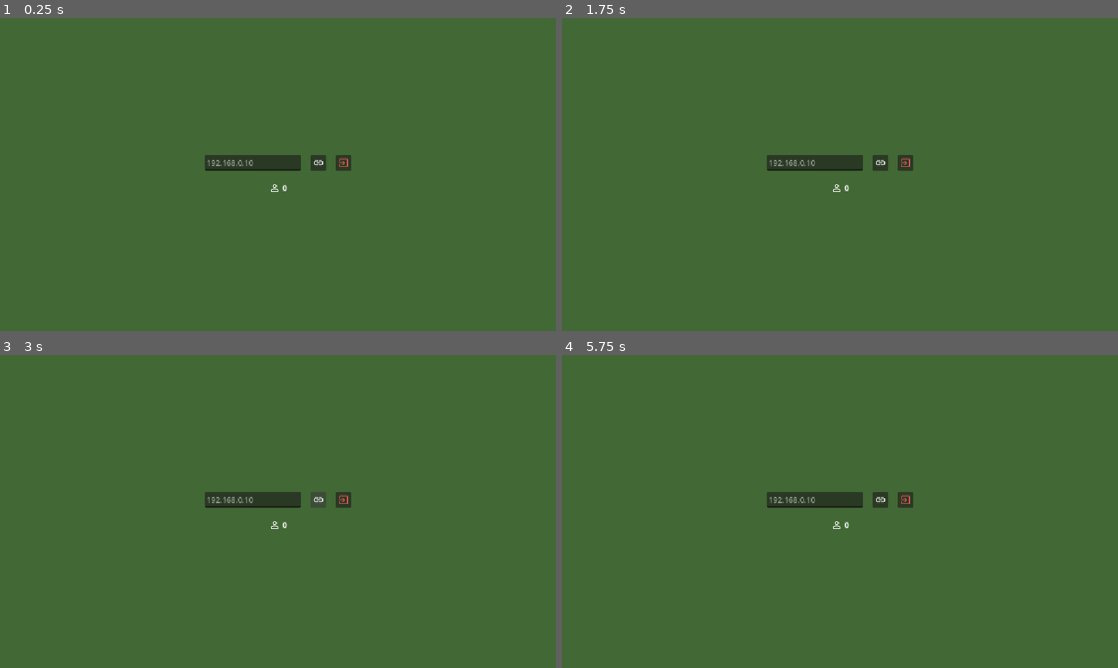
Above: before the commit, frames 1-4 (two rows, left to right).
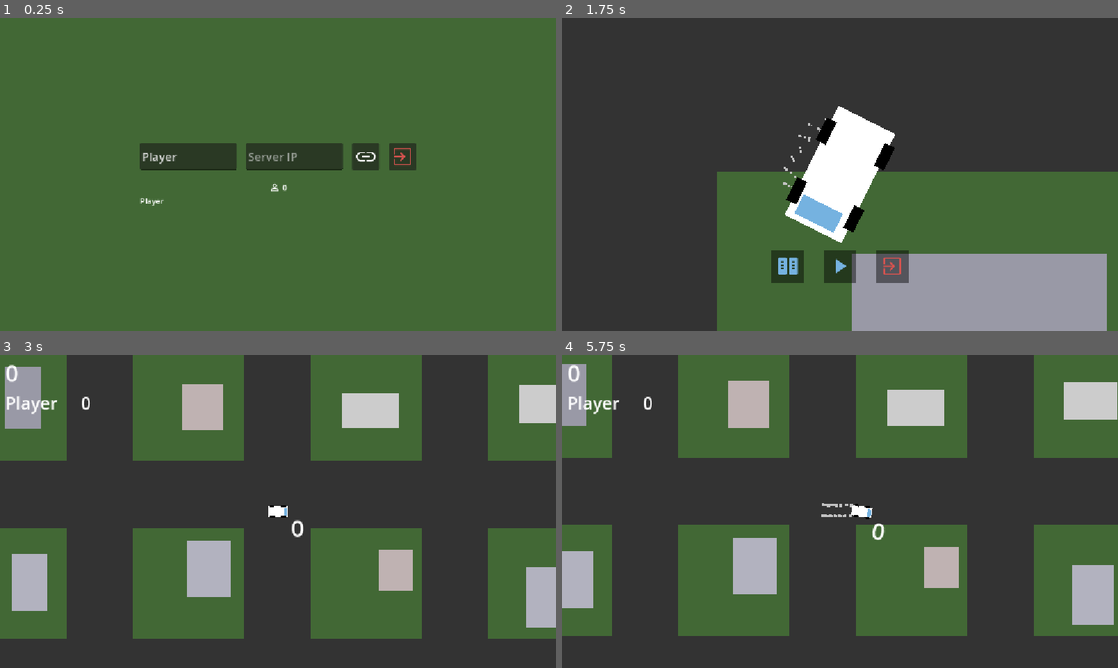
Above: after the commit, the same moments.

Repository: Bolb2019/Nexus
Game: Godot game, scene res://Menu/Lobby/client_lobby.tscn
Same seed, same stepped clock (60 frames per second), same inputs: the game is played once before the commit and once after it. This scene is started directly instead of the project's main scene.
Inputs (mouse positions are in pixels of both pictures, inside the frame that each line leads up to; where the layout moved, square brackets give the same spot in the first picture):
- Up to frame 1 (0.25 s): no input
- Up to frame 2 (1.75 s): click (928, 155) [878, 161] at 0.5 s; tap Enter at 1.25 s; move the mouse to (962, 158) at 1.27 s; hold D (Turn_Right) from 1.28 s (still down); tap Alt at 1.35 s; click (962, 158) at 1.42 s
- Up to frame 3 (3 s): release D (Turn_Right) at 2 s; click (227, 602) at 2.02 s; click (311, 492) at 2.77 s
- Up to frame 4 (5.75 s): move the mouse to (728, 527) at 3.52 s; hold S (Backward) 3.53-4.28 s; tap Shift at 3.6, 5.1 s; move the mouse to (895, 442) at 4.27 s; hold D (Turn_Right) 4.28-5.03 s; tap Alt at 4.35 s; move the mouse to (812, 574) at 5.02 s; hold W (Forward) from 5.03 s (still down); click (812, 574) at 5.17 s

The runs differ from the first frame. In frame 1, 3.4% of the frame differs, in the area x 25-75%, y 40-60%; in frame 2, 78%, in the area x 0-100%, y 0-100%; in frame 3, 64%; in frame 4, 64%.

Commit message:
feat: death

Diff:
--- a/nexus/Main/main.gd
+++ b/nexus/Main/main.gd
@@ -7,8 +7,19 @@
 func _ready() -> void:
 	Lobby.player_updated.connect(_on_player_updated)
 	Lobby.score_updated.connect(_on_score_updated)
+	Lobby.server_disconnected.connect(_on_disconnected)
+	Lobby.player_left.connect(_on_player_left)
+	Lobby.player_died.connect(_on_player_left)
+	$Ui.players = players
+
+func _process(_delta: float) -> void:
+	if GlobalStats.score < 0:
+		Lobby.report_dead.rpc()
+		$Player.queue_free()
 
 func _on_player_updated(id: int, data: Dictionary):
+	if not multiplayer:
+		return
 	if id == multiplayer.get_unique_id():
 		pass
 	if players.has(id):
@@ -16,6 +27,7 @@
 		player.position = data["position"]
 		player.rotation = data["rotation"]
 		player.velocity = data["velocity"]
+		player.player_name = data["name"]
 	else:
 		var player = PlayerScene.instantiate()
 		player.controlled = false
@@ -23,6 +35,7 @@
 		player.position = data["position"]
 		player.rotation = data["rotation"]
 		player.velocity = data["velocity"]
+		player.player_name = data["name"]
 		players[id] = player
 		add_child(player)
 
@@ -38,3 +51,16 @@
 		player.score = score
 		players[id] = player
 		add_child(player)
+
+func _on_disconnected() -> void:
+	Lobby.leave_game()
+	get_tree().change_scene_to_file("res://Menu/menu.tscn")
+
+func _on_player_left(id: int) -> void:
+	if players.has(id):
+		players[id].queue_free()
+		players.erase(id)
+	if players.is_empty():
+		# TODO: win screen
+		Lobby.report_win.rpc()
+		get_tree().change_scene_to_file("res://Menu/menu.tscn")
--- a/nexus/Menu/Lobby/client_lobby.gd
+++ b/nexus/Menu/Lobby/client_lobby.gd
@@ -8,6 +8,8 @@
 func _ready() -> void:
 	Lobby.server_connection_failed.connect(_on_connect_failed)
 	Lobby.server_connected.connect(_on_connected)
+	%Name.text = Lobby.player_name
+	%Name.text_changed.connect(Lobby.update_name)
 
 func _on_connect_button_pressed() -> void:
 	if connected:
--- a/nexus/Menu/Lobby/client_lobby.tscn
+++ b/nexus/Menu/Lobby/client_lobby.tscn
@@ -1,9 +1,9 @@
 [gd_scene format=3 uid="uid://b3ykah0qf72d0"]
 
 [ext_resource type="Script" uid="uid://4qr6fkn3t1dq" path="res://Menu/Lobby/client_lobby.gd" id="1_ndnh5"]
-[ext_resource type="Texture2D" uid="uid://cnkok6bgp5gl2" path="res://assets/link.png" id="1_w6qeq"]
+[ext_resource type="Texture2D" uid="uid://enao8gp0e4hm" path="res://assets/link.png" id="1_w6qeq"]
 [ext_resource type="PackedScene" uid="uid://bprtn7ajs3qdg" path="res://Menu/Lobby/lobby_common.tscn" id="2_ndnh5"]
-[ext_resource type="Texture2D" uid="uid://dcypmqlglv16u" path="res://assets/exit_small.png" id="3_3n1qu"]
+[ext_resource type="Texture2D" uid="uid://deppqeflxgyx" path="res://assets/exit.png" id="3_3n1qu"]
 
 [node name="ClientLobby" type="Control" unique_id=1715602448]
 layout_mode = 3
@@ -33,11 +33,19 @@
 layout_mode = 2
 theme_override_constants/separation = 20
 
+[node name="Name" type="LineEdit" parent="VBoxContainer/HBoxContainer" unique_id=1890396362]
+unique_name_in_owner = true
+custom_minimum_size = Vector2(200, 0)
+layout_mode = 2
+theme_override_font_sizes/font_size = 24
+placeholder_text = "Name"
+
 [node name="IP" type="LineEdit" parent="VBoxContainer/HBoxContainer" unique_id=515201817]
 unique_name_in_owner = true
 custom_minimum_size = Vector2(200, 0)
 layout_mode = 2
-placeholder_text = "192.168.0.10"
+theme_override_font_sizes/font_size = 24
+placeholder_text = "Server IP"
 
 [node name="ConnectButton" type="Button" parent="VBoxContainer/HBoxContainer" unique_id=1136404065]
 unique_name_in_owner = true
--- a/nexus/Menu/Lobby/lobby_common.gd
+++ b/nexus/Menu/Lobby/lobby_common.gd
@@ -1,7 +1,34 @@
 extends Control
+
+var players: Dictionary[int, Label] = {}
 
 func _ready() -> void:
 	Lobby.player_count_updated.connect(_update_player_count)
+	Lobby.player_updated.connect(_on_player_updated)
+	Lobby.player_left.connect(_on_player_left)
+	Lobby.server_disconnected.connect(_on_server_disconnecter)
+
+func _process(_delta: float) -> void:
+	%Self.text = Lobby.player_name
 
 func _update_player_count(count: int) -> void:
 	%PlayerCount.text = str(count)
+
+func _on_player_updated(id: int, data: Dictionary):
+	if players.has(id):
+		players[id].text = data["name"]
+	else:
+		var label = Label.new()
+		label.text = data["name"]
+		players[id] = label
+		%Players.add_child(label)
+
+func _on_player_left(id: int):
+	if players.has(id):
+		players[id].queue_free()
+		players.erase(id)
+
+func _on_server_disconnecter():
+	for player in players.values():
+		player.queue_free()
+	players.clear()
--- a/nexus/Menu/Lobby/lobby_common.tscn
+++ b/nexus/Menu/Lobby/lobby_common.tscn
@@ -9,12 +9,28 @@
 alignment = 1
 script = ExtResource("1_sphe8")
 
-[node name="TextureRect" type="TextureRect" parent="." unique_id=630985907]
+[node name="VBoxContainer" type="VBoxContainer" parent="." unique_id=1636831447]
+layout_mode = 2
+size_flags_horizontal = 3
+
+[node name="HBoxContainer" type="HBoxContainer" parent="VBoxContainer" unique_id=1234669090]
+layout_mode = 2
+alignment = 1
+
+[node name="TextureRect" type="TextureRect" parent="VBoxContainer/HBoxContainer" unique_id=630985907]
 layout_mode = 2
 texture = ExtResource("1_hbq3d")
 stretch_mode = 5
 
-[node name="PlayerCount" type="Label" parent="." unique_id=1139850038]
+[node name="PlayerCount" type="Label" parent="VBoxContainer/HBoxContainer" unique_id=1139850038]
 unique_name_in_owner = true
 layout_mode = 2
 text = "0"
+
+[node name="Players" type="VBoxContainer" parent="VBoxContainer" unique_id=854433229]
+unique_name_in_owner = true
+layout_mode = 2
+
+[node name="Self" type="Label" parent="VBoxContainer/Players" unique_id=449709782]
+unique_name_in_owner = true
+layout_mode = 2
--- a/nexus/Menu/Lobby/server_lobby.gd
+++ b/nexus/Menu/Lobby/server_lobby.gd
@@ -2,6 +2,8 @@
 
 func _ready() -> void:
 	Lobby.host_game()
+	%Name.text = Lobby.player_name
+	%Name.text_changed.connect(Lobby.update_name)
 
 func _on_exit_button_pressed() -> void:
 	GlobalStats.score = 500
--- a/nexus/Menu/Lobby/server_lobby.tscn
+++ b/nexus/Menu/Lobby/server_lobby.tscn
@@ -33,6 +33,13 @@
 layout_mode = 2
 theme_override_constants/separation = 20
 
+[node name="Name" type="LineEdit" parent="VBoxContainer/HBoxContainer" unique_id=184087130]
+unique_name_in_owner = true
+custom_minimum_size = Vector2(200, 0)
+layout_mode = 2
+theme_override_font_sizes/font_size = 24
+placeholder_text = "Name"
+
 [node name="PlayButton" type="Button" parent="VBoxContainer/HBoxContainer" unique_id=1900949750]
 unique_name_in_owner = true
 layout_mode = 2
--- a/nexus/Objectives/UI.tscn
+++ b/nexus/Objectives/UI.tscn
@@ -14,13 +14,20 @@
 
 [node name="CanvasLayer" type="CanvasLayer" parent="." unique_id=589587989]
 
-[node name="Label" type="Label" parent="CanvasLayer" unique_id=708337401]
-unique_name_in_owner = true
+[node name="VBoxContainer" type="VBoxContainer" parent="CanvasLayer" unique_id=1600323050]
 offset_left = 11.0
 offset_top = 3.0
-offset_right = 51.0
-offset_bottom = 26.0
+offset_right = 93.0
+offset_bottom = 70.0
+
+[node name="Label" type="Label" parent="CanvasLayer/VBoxContainer" unique_id=708337401]
+unique_name_in_owner = true
+layout_mode = 2
 theme_override_font_sizes/font_size = 48
 text = "000"
 script = ExtResource("1_hwdt4")
 metadata/_edit_use_anchors_ = true
+
+[node name="Leaderboard" type="VBoxContainer" parent="CanvasLayer/VBoxContainer" unique_id=518989620]
+unique_name_in_owner = true
+layout_mode = 2
--- /dev/null
+++ b/nexus/Objectives/leaderboard_item.gd
@@ -0,0 +1,21 @@
+extends HBoxContainer
+
+@export var player_name: String:
+	set(new_name):
+		player_name = new_name
+		if name_label:
+			name_label.text = player_name
+
+@export var score: int:
+	set(new_score):
+		score = new_score
+		if score_label:
+			score_label.text = str(score)
+
+@export var name_label: Label
+@export var score_label: Label
+
+
+func _ready() -> void:
+	name_label.text = player_name
+	score_label.text = str(score)
--- /dev/null
+++ b/nexus/Objectives/leaderboard_item.tscn
@@ -0,0 +1,29 @@
+[gd_scene format=3 uid="uid://4p2edo5mli51"]
+
+[ext_resource type="Script" uid="uid://dvhmwky8jeyw2" path="res://Objectives/leaderboard_item.gd" id="1_s8yp1"]
+
+[node name="LeaderboardItem" type="HBoxContainer" unique_id=470017797 node_paths=PackedStringArray("name_label", "score_label")]
+anchors_preset = 15
+anchor_right = 1.0
+anchor_bottom = 1.0
+grow_horizontal = 2
+grow_vertical = 2
+size_flags_horizontal = 3
+script = ExtResource("1_s8yp1")
+name_label = NodePath("Name")
+score_label = NodePath("Score")
+
+[node name="Name" type="Label" parent="." unique_id=1747008872]
+layout_mode = 2
+theme_override_font_sizes/font_size = 36
+text = "Player"
+
+[node name="Spacer" type="Control" parent="." unique_id=1055719639]
+custom_minimum_size = Vector2(40, 0)
+layout_mode = 2
+size_flags_horizontal = 3
+
+[node name="Score" type="Label" parent="." unique_id=519932522]
+layout_mode = 2
+theme_override_font_sizes/font_size = 36
+text = "0"
--- a/nexus/Objectives/ui.gd
+++ b/nexus/Objectives/ui.gd
@@ -1,6 +1,47 @@
 extends Control
 
+const LeaderboardItem = preload("res://Objectives/leaderboard_item.tscn")
+
 @export var player: Player
+@export var players: Dictionary[int, Player]
+
+var leaderboard_items: Dictionary[int, Control] = {}
 
 func _ready() -> void:
 	%Label.player = player
+	Lobby.server_disconnected.connect(_on_game_over)
+
+func _process(_delta: float) -> void:
+	for id in leaderboard_items.keys():
+		if not players.has(id):
+			leaderboard_items[id].queue_free()
+			leaderboard_items.erase(id)
+	for id in players:
+		if leaderboard_items.has(id):
+			leaderboard_items[id].player_name = players[id].player_name
+			leaderboard_items[id].score = players[id].score
+		else:
+			var item = LeaderboardItem.instantiate()
+			item.player_name = players[id].player_name
+			item.score = players[id].score
+			leaderboard_items[id] = item
+			%Leaderboard.add_child(item)
+	var id = multiplayer.get_unique_id()
+	if leaderboard_items.has(id):
+		leaderboard_items[id].player_name = Lobby.player_name
+		leaderboard_items[id].score = GlobalStats.score
+	else:
+		var item = LeaderboardItem.instantiate()
+		item.player_name = Lobby.player_name
+		item.score = GlobalStats.score
+		leaderboard_items[id] = item
+		%Leaderboard.add_child(item)
+	var items = %Leaderboard.get_children()
+	items.sort_custom(func(a, b): return a.score > b.score)
+	for i in items.size():
+		%Leaderboard.move_child(items[i], i)
+
+func _on_game_over():
+	for item in leaderboard_items.values():
+		item.queue_free()
+	leaderboard_items.clear()
--- a/nexus/Player/Player_movement.gd
+++ b/nexus/Player/Player_movement.gd
@@ -14,8 +14,12 @@
 # id and score only valid on non-controlled players
 var id: int
 var score := 0
+var player_name: String = "Player"
+
+var frame_count := 0
 
 func _physics_process(delta: float) -> void:
+	frame_count += 1
 	if controlled:
 		scale = Vector2(1 + float(GlobalStats.score / 100.0), 1 + float(GlobalStats.score / 100.0))
 
@@ -57,7 +61,7 @@
 
 	move_and_slide()
 
-	if controlled:
+	if controlled and frame_count % 10 == 0:
 		for i in get_slide_collision_count():
 			var collision = get_slide_collision(i)
 			var collider = collision.get_collider()
@@ -66,5 +70,5 @@
 
 func _process(_delta: float) -> void:
 	if controlled:
-		var data = { "velocity": velocity, "position": position, "rotation": rotation }
+		var data = { "name": Lobby.player_name, "velocity": velocity, "position": position, "rotation": rotation }
 		Lobby.update_data.rpc(multiplayer.get_unique_id(), data)
--- a/nexus/multiplayer/lobby.gd
+++ b/nexus/multiplayer/lobby.gd
@@ -2,23 +2,32 @@
 
 const PORT = 23942
 
+var player_name = "Player"
+
 signal player_count_updated(players: int)
 signal player_updated(id: int, data: Dictionary)
+signal player_left(id: int)
+signal player_died(id: int)
 signal score_updated(id: int, score: int)
 signal server_connected
 signal server_connection_failed
+signal server_disconnected
 
-## { "velocity": Vector2, "position": Vector2, "rotation": 0.0 }
+## { "name": "meow", "velocity": Vector2, "position": Vector2, "rotation": 0.0 }
 ## does not include self
 var players: Dictionary[int, Dictionary] = {}
+
+var game_started := false
 
 func _ready() -> void:
 	multiplayer.peer_connected.connect(_on_peer_connected)
 	multiplayer.peer_disconnected.connect(_on_peer_disconnected)
 	multiplayer.connected_to_server.connect(_on_server_connected)
 	multiplayer.connection_failed.connect(server_connection_failed.emit)
+	multiplayer.server_disconnected.connect(server_disconnected.emit)
 
 func host_game():
+	game_started = false
 	var peer = ENetMultiplayerPeer.new()
 	var error = peer.create_server(PORT)
 	if error:
@@ -27,6 +36,7 @@
 	_update_player_count()
 
 func join_game(ip: String):
+	game_started = false
 	var peer = ENetMultiplayerPeer.new()
 	var error = peer.create_client(ip, PORT)
 	if error:
@@ -34,15 +44,26 @@
 	multiplayer.multiplayer_peer = peer
 
 func leave_game() -> void:
+	game_started = false
 	multiplayer.multiplayer_peer = OfflineMultiplayerPeer.new()
 	_update_player_count()
 
-func _on_peer_connected(_id: int):
+func update_name(new_name: String):
+	player_name = new_name
+	var data = { "name": player_name, "velocity": Vector2.ZERO, "position": Vector2.ZERO, "rotation": 0.0 }
+	update_data.rpc(multiplayer.get_unique_id(), data)
+
+func _on_peer_connected(id: int):
 	_update_player_count()
+	var data = { "name": player_name, "velocity": Vector2.ZERO, "position": Vector2.ZERO, "rotation": 0.0 }
+	update_data.rpc_id(id, multiplayer.get_unique_id(), data)
+	if multiplayer.is_server() and game_started:
+		start_game.rpc_id(id)
 
 func _on_peer_disconnected(id: int):
 	players.erase(id)
 	_update_player_count()
+	player_left.emit(id)
 
 func _on_server_connected():
 	server_connected.emit()
@@ -54,6 +75,7 @@
 
 @rpc("call_local")
 func start_game():
+	game_started = true
 	get_tree().change_scene_to_file("res://Main/Main.tscn")
 
 @rpc("any_peer", "unreliable_ordered")
@@ -68,3 +90,17 @@
 		score_updated.emit(id, score)
 	elif id == multiplayer.get_unique_id():
 		GlobalStats.score = score
+
+@rpc("any_peer")
+func report_dead():
+	var id = multiplayer.get_remote_sender_id()
+	if players.has(id):
+		var was_dead = players[id].get("dead", false)
+		if not was_dead:
+			players[id]["dead"] = true
+			player_died.emit(id)
+
+@rpc("any_peer")
+func report_win():
+	# TODO: dead screen
+	get_tree().change_scene_to_file("res://Menu/menu.tscn")
Not shown, added: nexus/Objectives/leaderboard_item.gd.uid
Binary file changed: nexus/assets/link.png
Not shown, changed: nexus/assets/link.png.import
